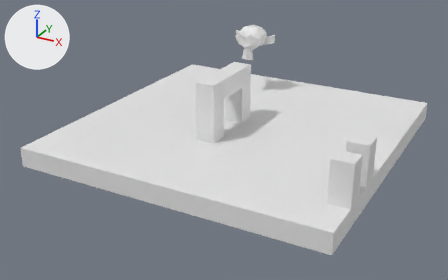
What one commit did to the OBJ model cube/resource/level02.obj.
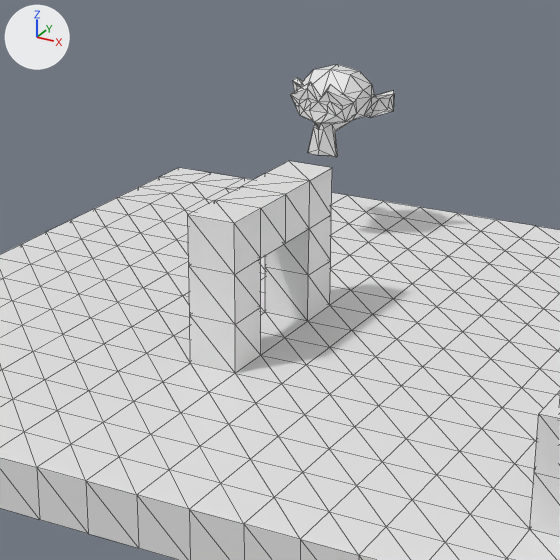
Old and new are each drawn whole from a 50 mm lens placed at (14.0, -27.4, 12.5), pointed at (-0.3, -1.3, -0.5) and again close up on the part from 28% to 76% of the width and 0% to 77% of the height. Every picture has the same lights, and +X, +Y and +Z are marked at upper left. The close-ups show mesh edges as thin lines. Where no turn or scale is listed for an object, it has been applied to the vertices.

Before the edit, the objects in view are built like this:
```python
me_level02 = bpy.data.meshes.new('level02')
me_level02.from_pydata(...)  # 484 vertices, 901 faces; spans x -8.0..8.0, y -8.0..8.0, z -1.0..3.9
ob_level02 = bpy.data.objects.new('level02', me_level02)
ob_level02.location = (0.0, 0.0, 0.0)
```
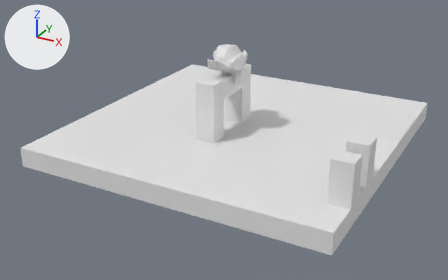
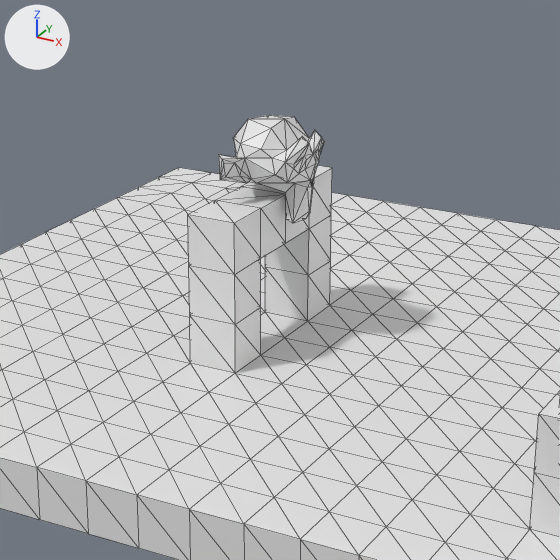
Changed parts and their boxes [x1, y1, x2, y2] in the close-ups (560 x 560 px; the box of a moved part takes in the faces that stretch with it):
```json
{"object": "level02", "change": "reshaped", "before": [0, 64, 560, 560], "after": [0, 115, 560, 560]}
{"part": 1, "of": "me_level02", "change": "moved or reshaped", "before": [290, 64, 394, 157], "after": [219, 115, 324, 223]}
```

The change, as JSON lines over the scene's bpy script:
```json
{"block": "me_level02", "where": "me_level02.from_pydata(...)  # 484 vertices, 901 faces; spans x -8.0..8.0, y -8.0..8.0, z -1.0..3.9"}
{"block": "me_level02", "where": "# used by ob_level02; location = (0.0, 0.0, 0.0)"}
{"block": "me_level02", "change": "me_level02 part 1: the loose piece of 87 vertices spanning x -3.4..-0.8, y 4.4..6.1, z 2.0..3.9 is turned 90 degrees about the z axis through its middle, then moved by (1.8, -6.2, 0.5)"}
```
